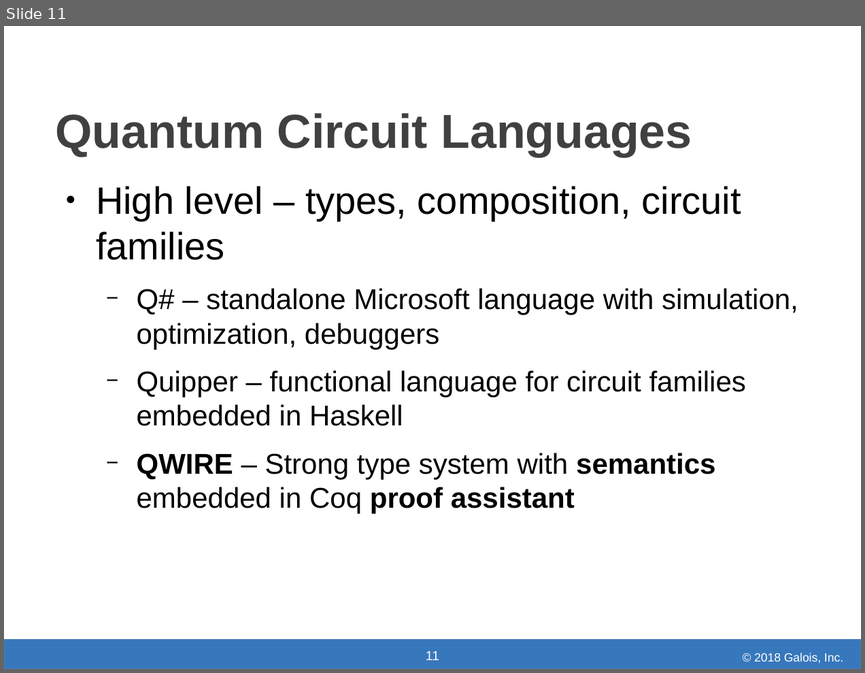
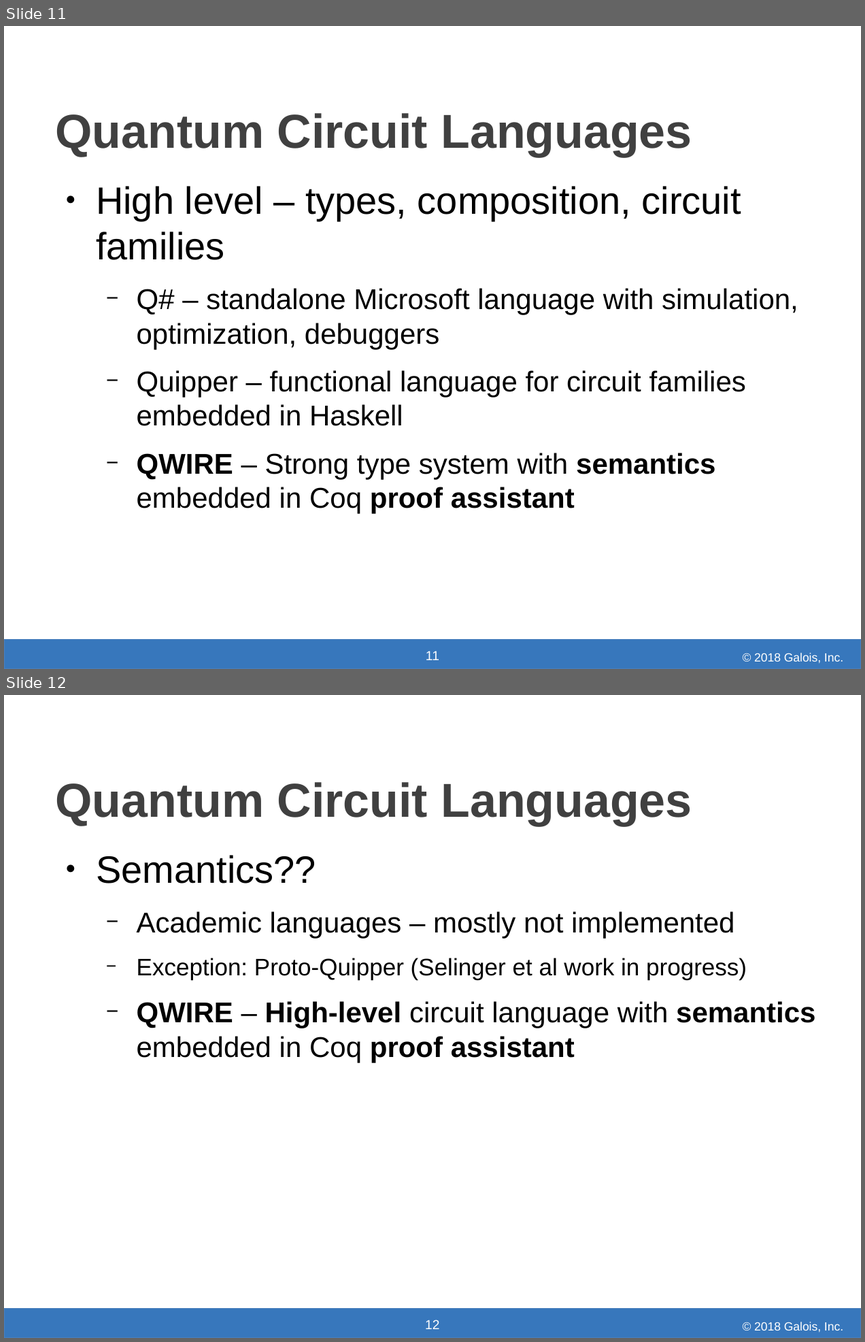
Before and after one commit to jpaykin/jpaykin.github.io, a slide deck: talks/PNNL.odp. Shown one above the other, each under a label of ours: slide 11 before the commit, slides 11 and 12 after it. The pictures are 865x673 and 865x1342 pixels, drawn with LibreOffice and Linux fonts; fonts in the diff are those of the drawing; background and template pictures are left out. Boxes give left, top, right and bottom in pixels: in the first picture for what was removed or moved away, otherwise in the second. Text is boxed around its words. In the diff, an @@ line names an element or a change of style, - is before the commit and + after.

```diff
--- a/talks/PNNL.odp
+++ b/talks/PNNL.odp
@@ slide 12 added at [4, 695, 861, 1338], background #FFFFFF; not listed: 3 template elements that a slide beside it also shows @@
@@ title added at [56, 782, 691, 826], 40 pt, text #404040, bold @@
+Quantum Circuit Languages
@@ text added at [96, 855, 815, 1062], 24 pt, text #000000 @@
+● Semantics??
+  − Academic languages – mostly not implemented
+  − Exception: Proto-Quipper (Selinger et al work in progress)
+  − QWIRE – High-level circuit language with semantics embedded in Coq proof assistant
```
Also in this commit, not shown: 18 slides changed, 2 other slides added, 1 slide removed.
